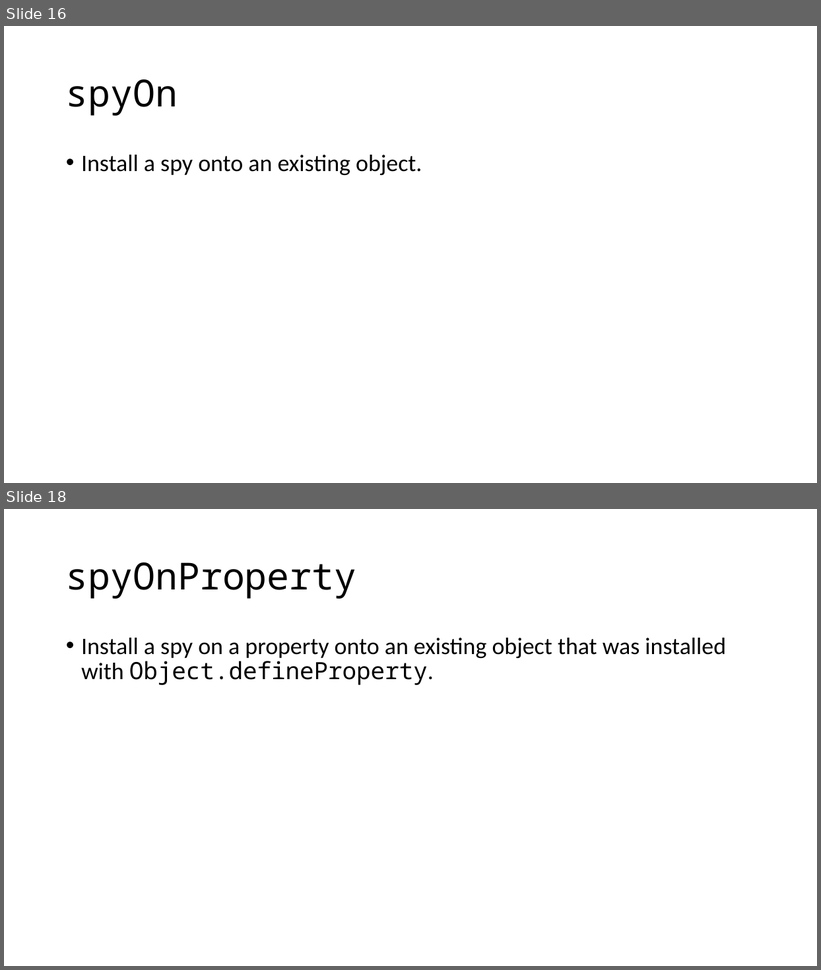
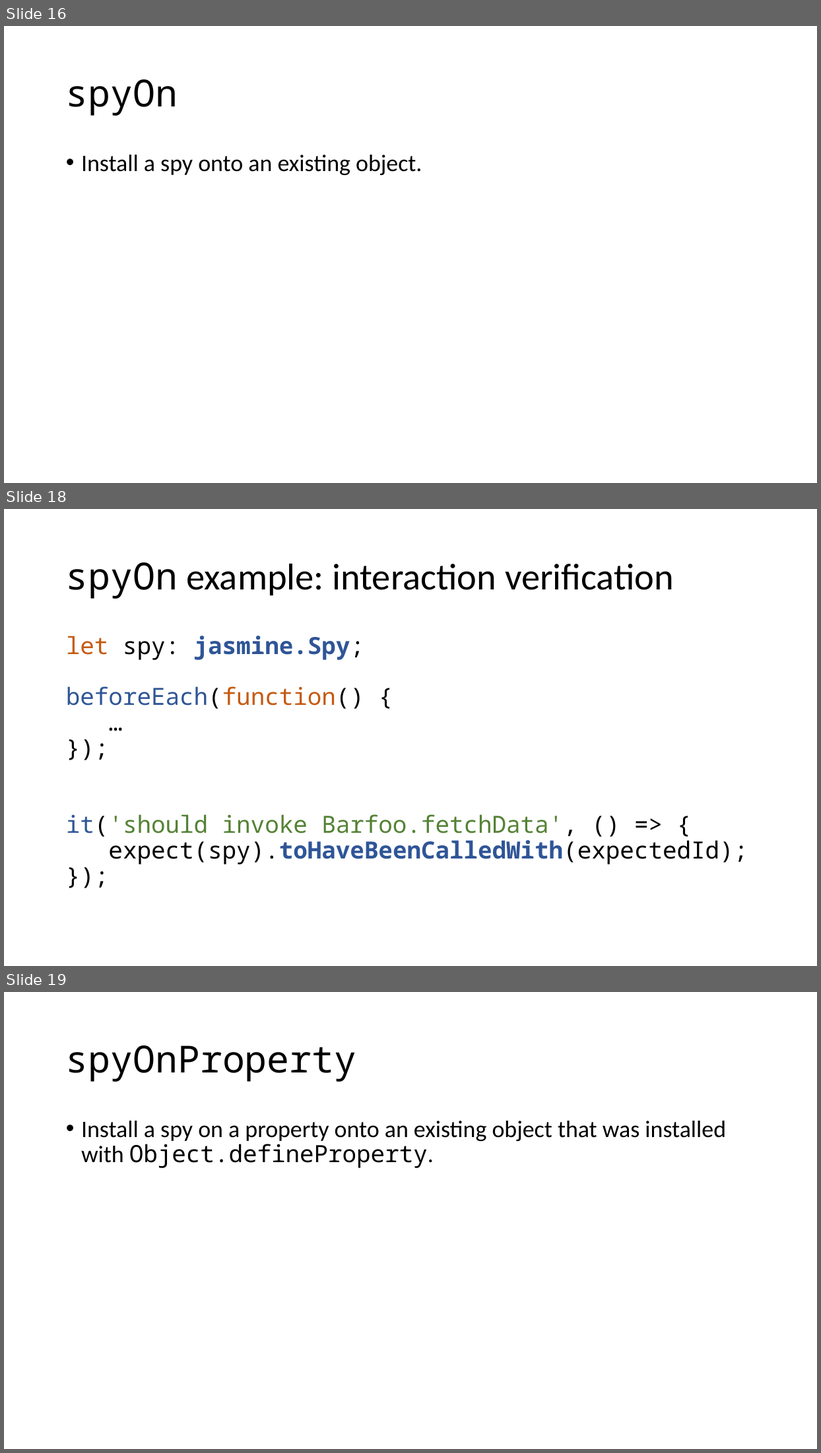
Before and after one commit to cebartling/test-driven, a slide deck: presentations/Introduction to Jasmine Framework.pptx. Shown one above the other, each under a label of ours: slides 16 and 18 before the commit, slides 16, 18 and 19 after it; the slides between them are not shown. The pictures are 821x970 and 821x1453 pixels, drawn with LibreOffice and Linux fonts; fonts in the diff are those of the drawing. Boxes give left, top, right and bottom in pixels: in the first picture for what was removed or moved away, otherwise in the second. Text is boxed around its words. In the diff, an @@ line names an element or a change of style, - is before the commit and + after.

Commit message:
Updated Jasmine presentation

```diff
--- a/presentations/Introduction to Jasmine Framework.pptx
+++ b/presentations/Introduction to Jasmine Framework.pptx
@@ slide 18 added at (x1=4, y1=509, x2=817, y2=966), background #FFFFFF @@
@@ title added at (x1=66, y1=562, x2=674, y2=599), 44 pt, text #000000 @@
+spyOn example: interaction verification
@@ text added at (x1=66, y1=636, x2=748, y2=865), 28 pt, text #000000 @@
+let spy: jasmine.Spy;
+beforeEach(function() {
+…
+});
+it('should invoke Barfoo.fetchData', () => {
+expect(spy).toHaveBeenCalledWith(expectedId);
+});
@@ what was slide 18 is now slide 19 @@
```
Also in this commit, not shown: 1 slide changed, 1 other slide added.
